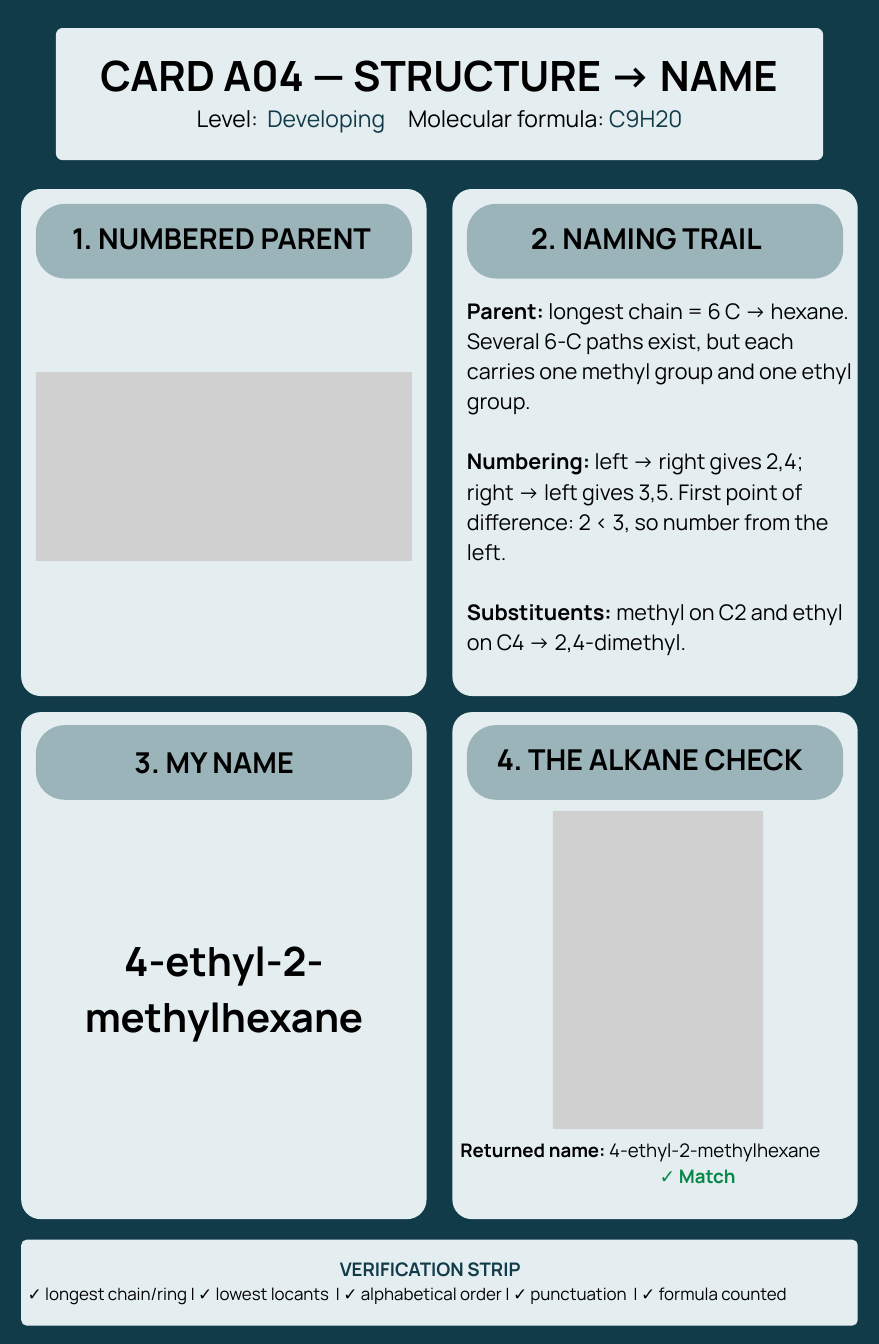
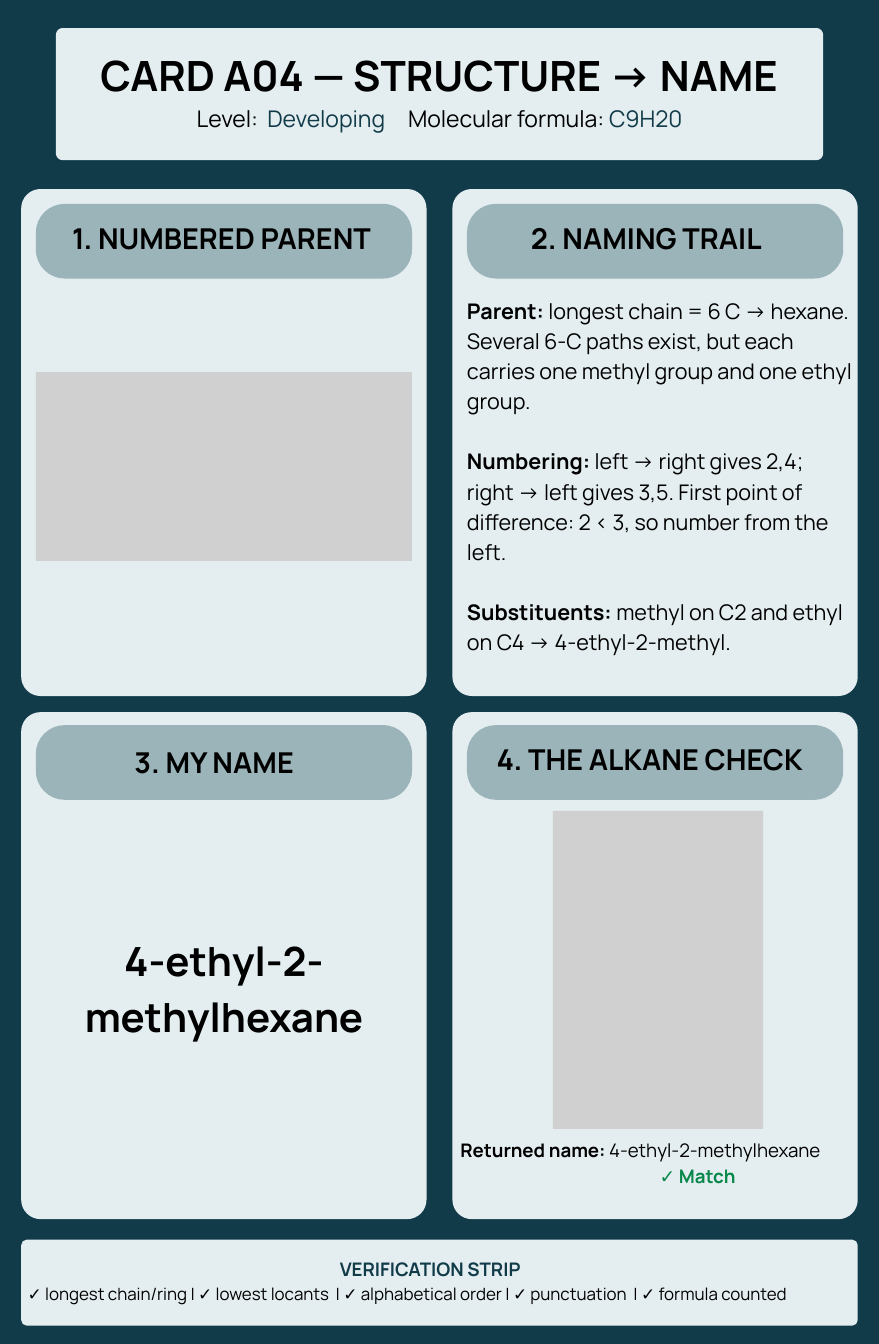
Before and after one commit to KayeMarieCollantes-012627/chem13-portfolio-collantes, a slide deck: slide 5 of 003_alkanes_cycloalkanes_collantes/003_name_it_draw_it_collantes/003_name_it_draw_it_source_collantes.pptx. Drawn at 879x1344 pixels with LibreOffice and Linux fonts; fonts in the diff are those of the drawing; grey boxes stand for pictures. Boxes give left, top, right and bottom in pixels: in the first picture for what was removed or moved away, otherwise in the second. Text is boxed around its words. In the diff, an @@ line names an element or a change of style, - is before the commit and + after.

```diff
--- a/003_alkanes_cycloalkanes_collantes/003_name_it_draw_it_collantes/003_name_it_draw_it_source_collantes.pptx
+++ b/003_alkanes_cycloalkanes_collantes/003_name_it_draw_it_collantes/003_name_it_draw_it_source_collantes.pptx
@@ text at (x1=467, y1=604, x2=843, y2=656): text changed @@
-Substituents: methyl on C2 and ethyl on C4 → 2,4-dimethyl.
+Substituents: methyl on C2 and ethyl on C4 → 4-ethyl-2-methyl.
```
